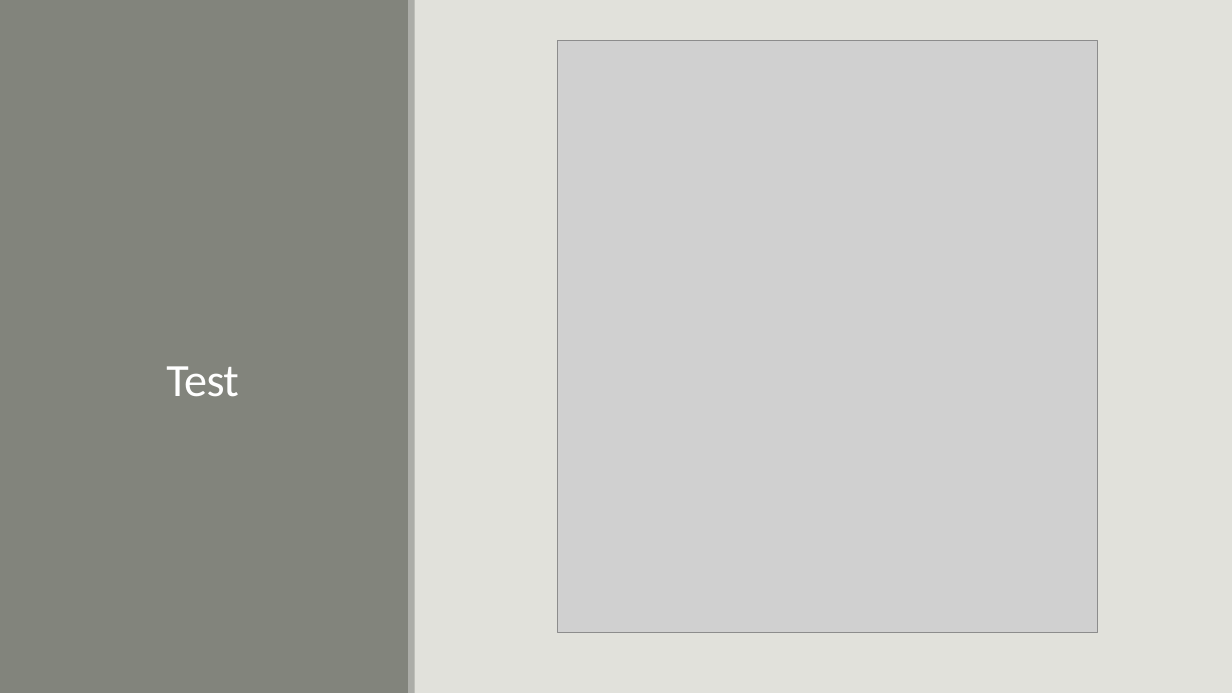
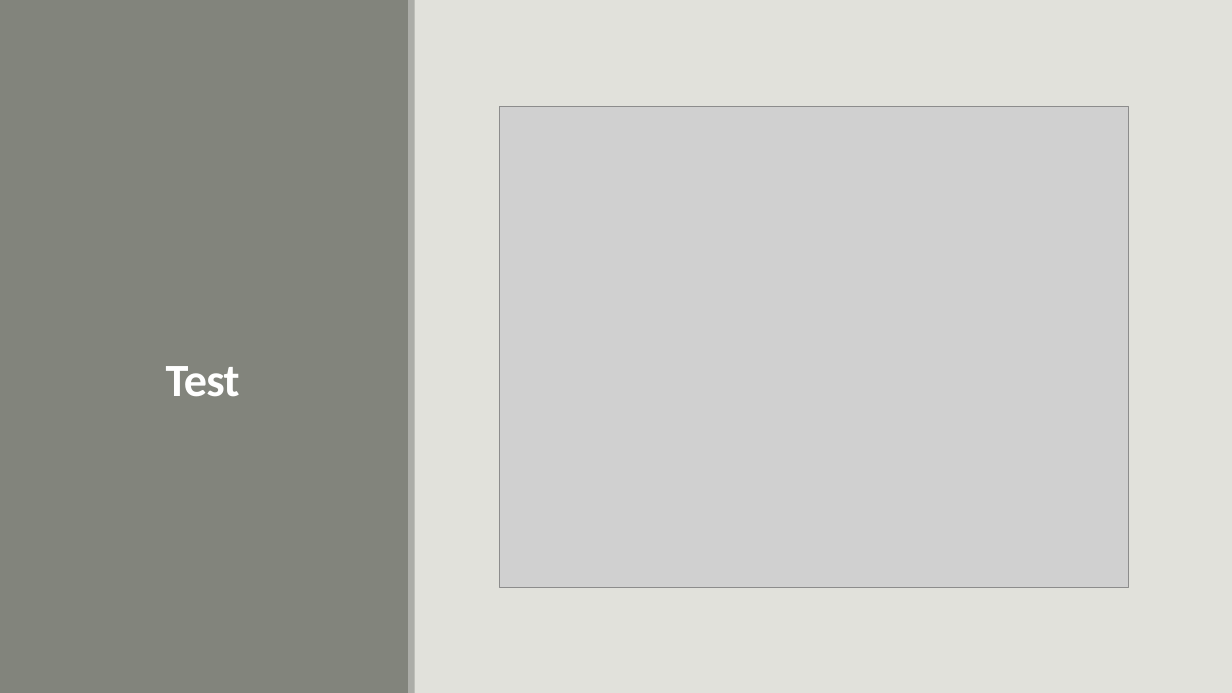
Before and after one commit to DavideSAMT/Progetto_CodiceMorse, a slide deck: slide 29 of Documentazione/Presentazione/CodiceMorse.pptx (slide 19 before the commit). Drawn at 1232x693 pixels with LibreOffice and Linux fonts; fonts in the diff are those of the drawing; grey boxes stand for pictures. Boxes give left, top, right and bottom in pixels: in the first picture for what was removed or moved away, otherwise in the second. Text is boxed around its words. In the diff, an @@ line names an element or a change of style, - is before the commit and + after.

```diff
--- a/Documentazione/Presentazione/CodiceMorse.pptx
+++ b/Documentazione/Presentazione/CodiceMorse.pptx
@@ picture: place and size @@
-picture at [557, 41, 1097, 633]
+picture at [499, 106, 1128, 588]
@@ title "Test" at [166, 366, 240, 397]: bold on @@
```
Also in this commit, not shown: 10 other slides changed, 21 slides added, 6 slides removed.
